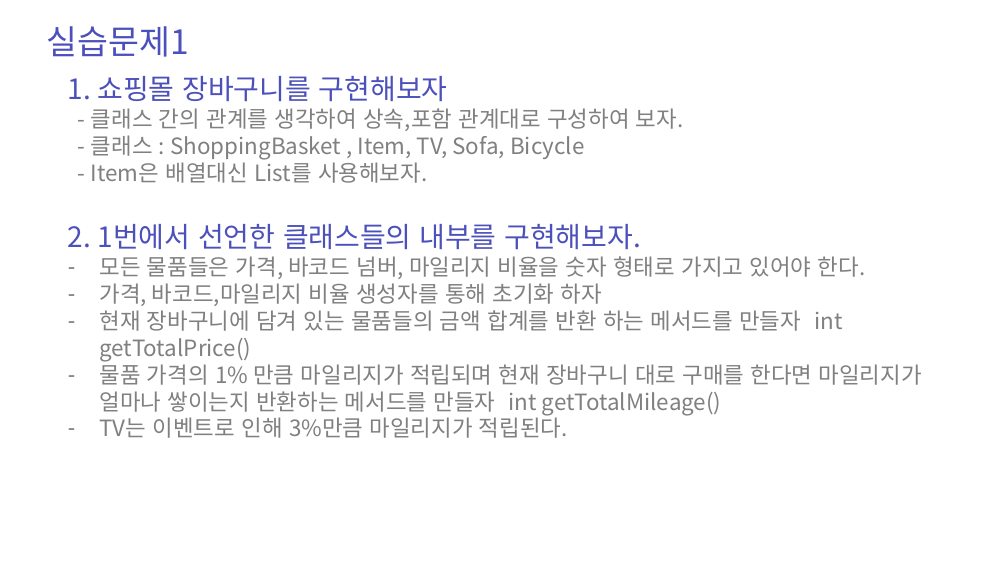
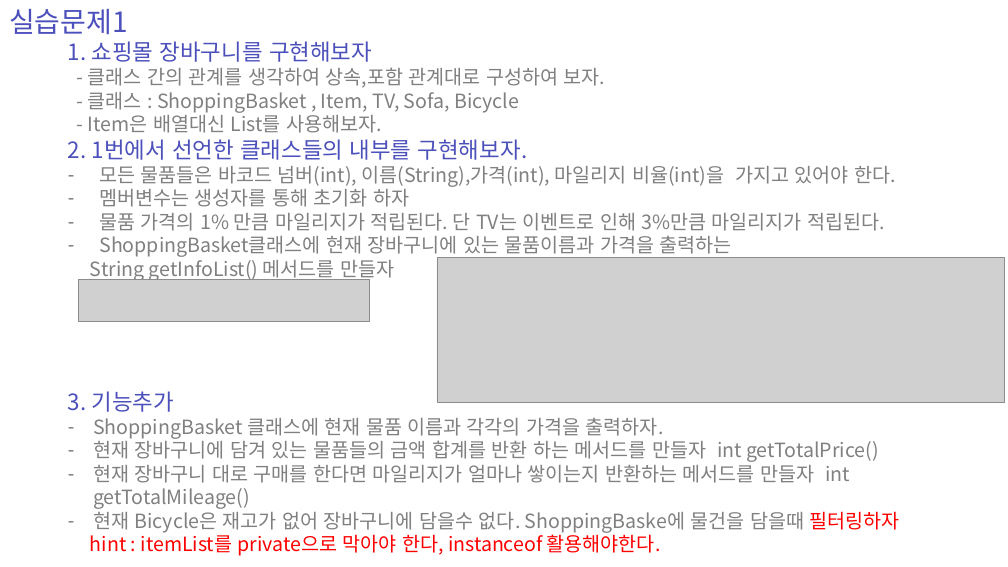
Before and after one commit to zest132/JavaLecture, a slide deck: slide 28 of JavaLecture/LectureFile/java 11강 인터페이스와다형성.pptx. Drawn at 1008x567 pixels with LibreOffice and Linux fonts; fonts in the diff are those of the drawing; grey boxes stand for pictures. Boxes give left, top, right and bottom in pixels: in the first picture for what was removed or moved away, otherwise in the second. Text is boxed around its words. In the diff, an @@ line names an element or a change of style, - is before the commit and + after.

```diff
--- a/JavaLecture/LectureFile/java 11강 인터페이스와다형성.pptx
+++ b/JavaLecture/LectureFile/java 11강 인터페이스와다형성.pptx
@@ text "실습문제1": place and size @@
-text "실습문제1" at bbox=[47, 26, 189, 57]
+text "실습문제1" at bbox=[9, 9, 127, 34]
@@ text "실습문제1" at bbox=[9, 9, 127, 34]: size 48 to 40 pt @@
@@ text "1. 쇼핑몰 장바구니를 구현해보자": place and size @@
-text "1. 쇼핑몰 장바구니를 구현해보자" at bbox=[68, 76, 922, 438]
+text "1. 쇼핑몰 장바구니를 구현해보자" at bbox=[68, 41, 900, 556]
@@ text at bbox=[68, 41, 879, 462]: size 40 to 32 pt in "1. 쇼핑몰 장바구니를 구현해보자", "2. 1번에서 선언한 클래스들의 내부를 구현해보자."; size 32 to 28 pt in "- 클래스 간의 관계를 생각하여 상속,포함 관계대로 ...", "- 클래스 : ShoppingBasket , Item, TV, ...", "- Item은 배열대신 List를 사용해보자.", "현재 장바구니에 담겨 있는 물품들의 금액 합계를 ..."; indent changed @@
@@ text at bbox=[68, 166, 896, 439]: text changed; size 32 to 28 pt @@
-– 모든 물품들은 가격, 바코드 넘버, 마일리지 비율을 숫자 형태로 가지고 있어야 한다.
-– 가격, 바코드,마일리지 비율 생성자를 통해 초기화 하자
+– 모든 물품들은 바코드 넘버(int), 이름(String),가격(int), 마일리지 비율(int)을 가지고 있어야 한다.
+– 멤버변수는 생성자를 통해 초기화 하자
+– 물품 가격의 1% 만큼 마일리지가 적립된다. 단 TV는 이벤트로 인해 3%만큼 마일리지가 적립된다.
+– ShoppingBasket클래스에 현재 장바구니에 있는 물품이름과 가격을 출력하는
+String getInfoList() 메서드를 만들자
+3. 기능추가
+– ShoppingBasket 클래스에 현재 물품 이름과 각각의 가격을 출력하자.
@@ picture added at bbox=[437, 257, 1004, 402] @@
@@ picture added at bbox=[79, 279, 370, 321] @@
@@ text at bbox=[90, 461, 900, 556]: text changed; size 32 to 28 pt @@
-– 물품 가격의 1% 만큼 마일리지가 적립되며 현재 장바구니 대로 구매를 한다면 마일리지가 얼마나 쌓이는지 반환하는 메서드를 만들자 int getTotalMileage()
-– TV는 이벤트로 인해 3%만큼 마일리지가 적립된다.
+– 현재 장바구니 대로 구매를 한다면 마일리지가 얼마나 쌓이는지 반환하는 메서드를 만들자 int getTotalMileage()
+– 현재 Bicycle은 재고가 없어 장바구니에 담을수 없다. ShoppingBaske에 물건을 담을때 필터링하자
+hint : itemList를 private으로 막아야 한다, instanceof 활용해야한다.
```
Also in this commit, not shown: 2 other slides changed, 8 slides added, 13 slides removed, 13 other files.
